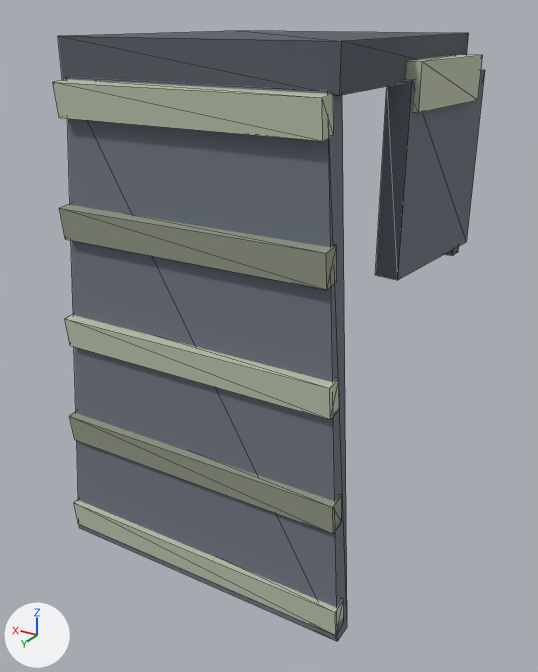
Two versions of the glTF model src/main/resources/watch/models/cosmetics/wayfarer/heron_cloak.glb, one commit apart.
Both versions are drawn from a 50 mm lens placed at (-0.648, 1.212, 1.294), pointed at (-0.006, 0.141, 0.759). The lights are fixed; the arrows at lower left show +X, +Y and +Z. The older version comes first. Mesh edges are drawn as thin lines. Vertices at exactly the same position are counted once.

Names of what the first picture shows: 'heron_cloak_spine.001'.
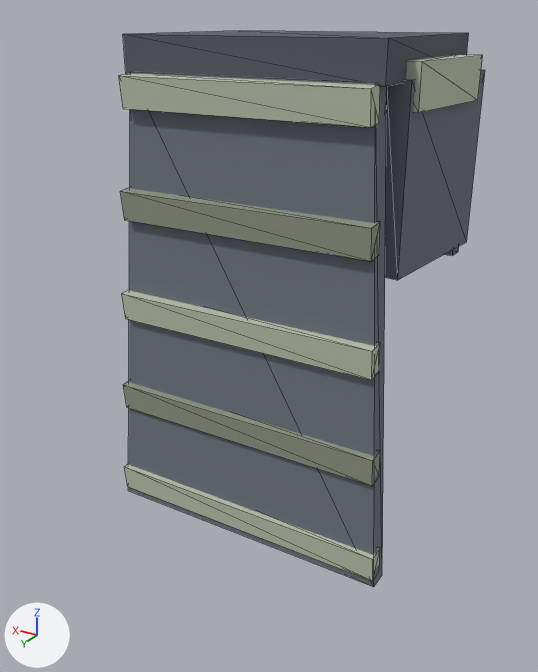
Changed parts and their boxes (x1, y1, x2, y2) in the pictures (538 x 672 px; the box of a moved part takes in the faces that stretch with it):
'heron_cloak_spine.001', reshaped (15% narrower, 9% shorter): before (53, 31, 485, 641); after (119, 31, 485, 587)
part 1 of me_heron_cloak_spine_001, moved or reshaped: before (66, 77, 347, 641); after (128, 71, 387, 587)
part 2 of me_heron_cloak_spine_001, moved or reshaped: before (53, 79, 334, 141); after (119, 73, 380, 127)
part 3 of me_heron_cloak_spine_001, moved or reshaped: before (65, 314, 339, 420); after (122, 290, 380, 380)
part 4 of me_heron_cloak_spine_001, moved or reshaped: before (74, 500, 344, 636); after (125, 464, 380, 582)
part 5 of me_heron_cloak_spine_001, moved or reshaped: before (59, 204, 337, 290); after (120, 187, 380, 261)
part 6 of me_heron_cloak_spine_001, moved or reshaped: before (70, 412, 342, 534); after (123, 381, 380, 486)
part 7 of me_heron_cloak_spine_001, moved or reshaped: before (58, 31, 469, 95); after (123, 31, 469, 87)

The edits, one by one:
me_heron_cloak_spine_001 is used by ob_heron_cloak_spine_001; location (0.0, 0.0, 0.0).
Before the commit, vertices of me_heron_cloak_spine_001: 42 (0.232, 0.351, 1.205) at pixel (62, 80), 43 (-0.232, 0.351, 1.205) at pixel (339, 95), 46 (0.232, 0.351, 1.267) at pixel (57, 36), 47 (-0.232, 0.351, 1.267) at pixel (341, 41).
me_heron_cloak_spine_001 had 112 vertices, 166 faces and spanned x -0.278..0.278, y -0.166..0.392, z 0.38..1.267.
me_heron_cloak_spine_001 now has 112 vertices, 166 faces and spans x -0.278..0.278, y -0.166..0.248, z 0.38..1.267.
me_heron_cloak_spine_001 part 1: the loose piece of 8 vertices spanning x -0.278..0.278, y 0.316..0.384, z 0.38..1.21 is moved by (0.0, -0.144, 0.0).
me_heron_cloak_spine_001 part 2: the loose piece of 8 vertices spanning x -0.223..0.223, y 0.344..0.38, z 1.153..1.207 is moved by (0.0, -0.144, 0.0).
me_heron_cloak_spine_001 part 3: the loose piece of 8 vertices spanning x -0.25..0.25, y 0.35..0.386, z 0.773..0.827 is moved by (0.0, -0.144, 0.0).
me_heron_cloak_spine_001 part 4: the loose piece of 8 vertices spanning x -0.276..0.276, y 0.356..0.392, z 0.393..0.447 is moved by (0.0, -0.144, 0.0).
me_heron_cloak_spine_001 part 5: the loose piece of 8 vertices spanning x -0.236..0.236, y 0.347..0.383, z 0.963..1.017 is moved by (0.0, -0.144, 0.0).
me_heron_cloak_spine_001 part 6: the loose piece of 8 vertices spanning x -0.263..0.263, y 0.353..0.389, z 0.583..0.637 is moved by (0.0, -0.144, 0.0).
Part 7, on me_heron_cloak_spine_001:
Vertices 42, 43, 46, 47 of me_heron_cloak_spine_001 move by (0.0, -0.144, 0.0).
Other edits to the shape of me_heron_cloak_spine_001 do not show in these pictures.
